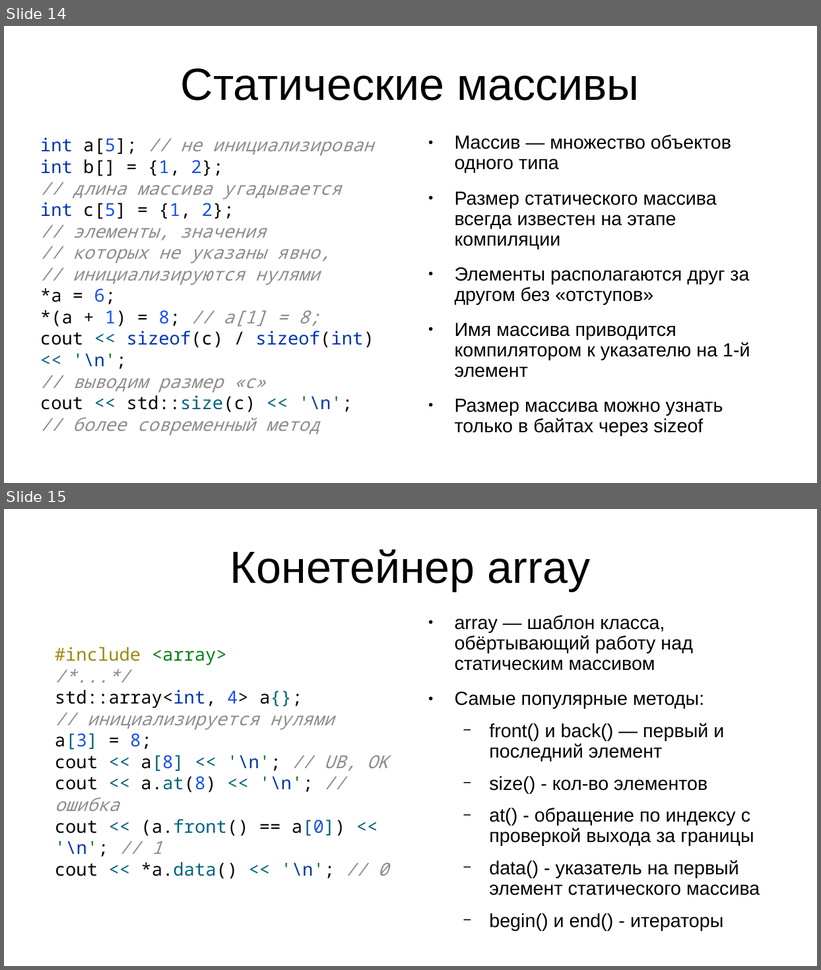
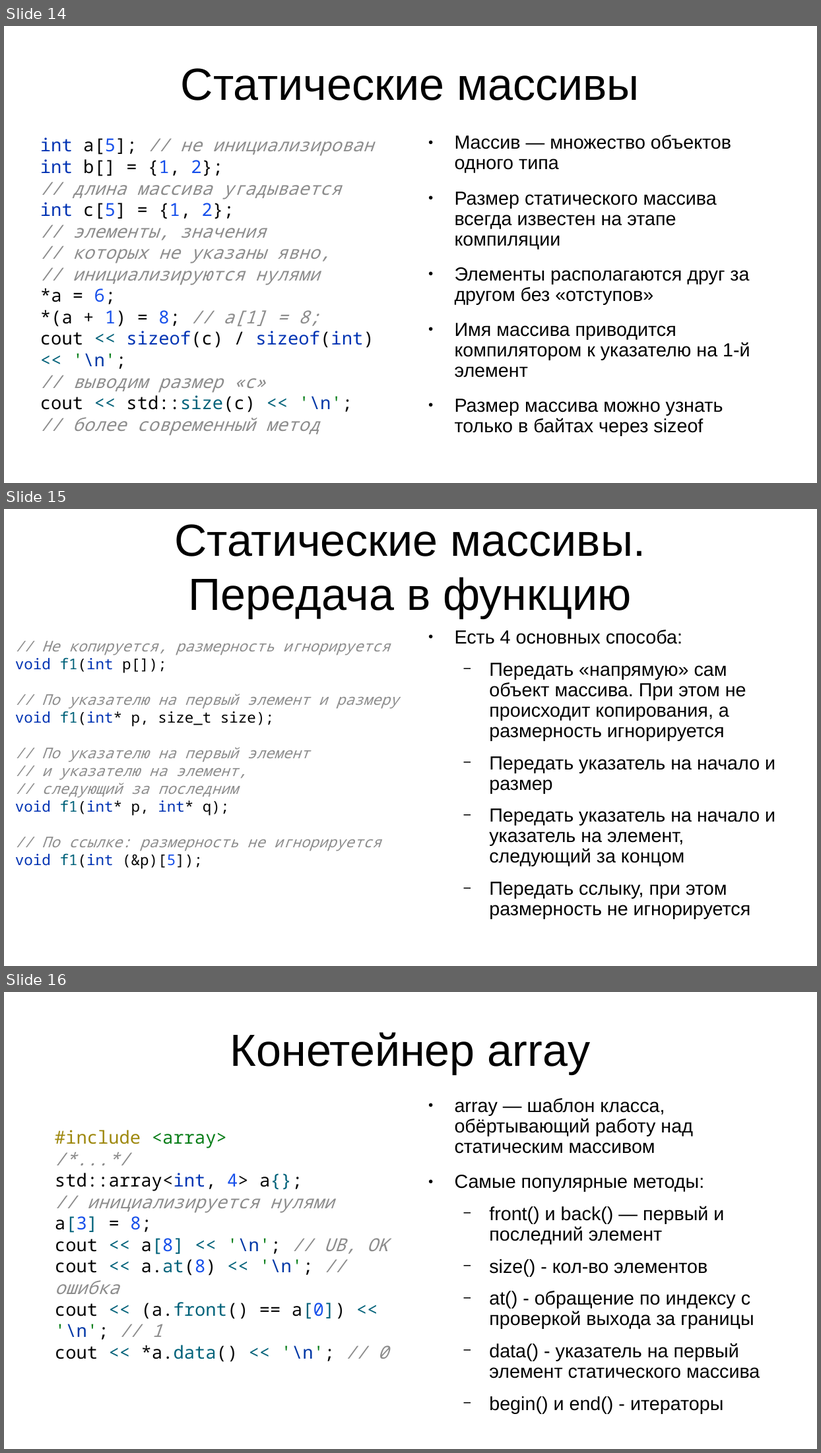
Before and after one commit to IvanStriker/Cpp_Coworking, a slide deck: 1-st meeting/Memory management in C++.pptx. Shown one above the other, each under a label of ours: slides 14 and 15 before the commit, slides 14, 15 and 16 after it. The pictures are 821x970 and 821x1453 pixels, drawn with LibreOffice and Linux fonts; fonts in the diff are those of the drawing. Boxes give left, top, right and bottom in pixels: in the first picture for what was removed or moved away, otherwise in the second. Text is boxed around its words. In the diff, an @@ line names an element or a change of style, - is before the commit and + after.

```diff
--- a/1-st meeting/Memory management in C++.pptx
+++ b/1-st meeting/Memory management in C++.pptx
@@ slide 15 added at (4, 509, 817, 966), background #FFFFFF @@
@@ title added at (174, 524, 646, 619), 44 pt, text #000000 @@
+Статические массивы.
+Передача в функцию
@@ text added at (15, 641, 399, 869), 14.5 pt, text #8C8C8C, italic @@
+// Не копируется, размерность игнорируется
+void f1(int p[]);
+// По указателю на первый элемент и размеру
+void f1(int* p, size_t size);
+// По указателю на первый элемент
+// и указателю на элемент,
+// следующий за последним
+void f1(int* p, int* q);
+// По ссылке: размерность не игнорируется
+void f1(int (&p)[5]);
@@ text added at (455, 630, 776, 920), 18.5 pt, text #000000 @@
+● Есть 4 основных способа:
+  − Передать «напрямую» сам объект массива. При этом не происходит копирования, а размерность игнорируется
+  − Передать указатель на начало и размер
+  − Передать указатель на начало и указатель на элемент, следующий за концом
+  − Передать сслыку, при этом размерность не игнорируется
@@ what was slide 15 is now slide 16 @@
```
Also in this commit, not shown: 5 slides changed, 1 other slide added, 14 other files.
